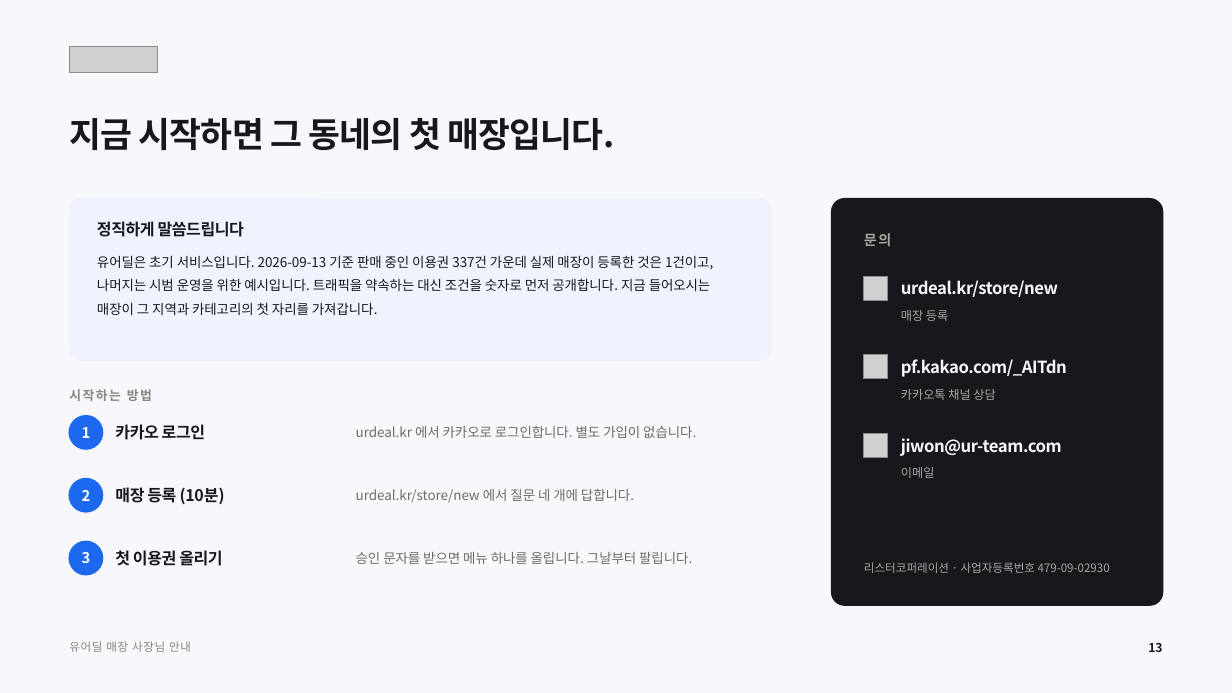
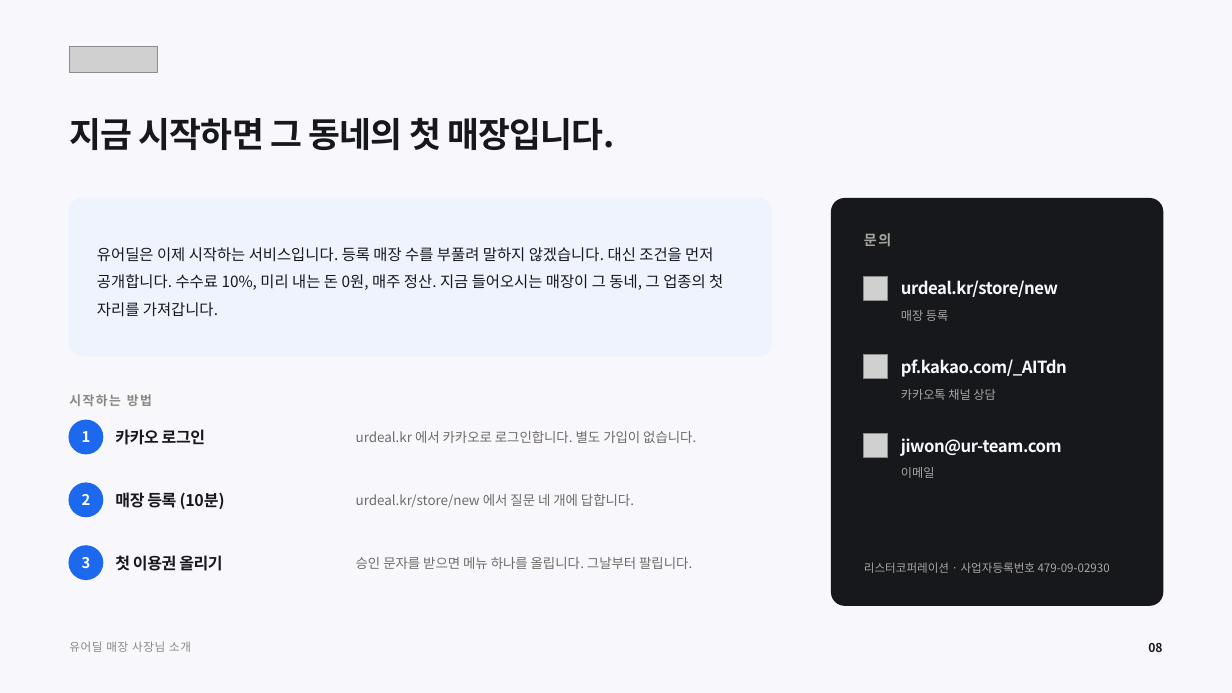
Before and after one commit to tobe2111/ur-live, a slide deck: slide 8 of docs/business/proposals/urdeal-store-owner-deck.pptx (slide 13 before the commit). Drawn at 1232x693 pixels with LibreOffice and Linux fonts; fonts in the diff are those of the drawing; grey boxes stand for pictures. Boxes give left, top, right and bottom in pixels: in the first picture for what was removed or moved away, otherwise in the second. Text is boxed around its words. In the diff, an @@ line names an element or a change of style, - is before the commit and + after.

```diff
--- a/docs/business/proposals/urdeal-store-owner-deck.pptx
+++ b/docs/business/proposals/urdeal-store-owner-deck.pptx
@@ rounded rectangle: place and size @@
-rounded rectangle at box(69, 199, 772, 360)
+rounded rectangle at box(69, 199, 772, 356)
@@ rounded rectangle at box(69, 199, 772, 356): proportions changed @@
@@ text "유어딜은 이제 시작하는 서비스입니다. 등록 ..." at box(97, 247, 723, 317): vertical alignment top to middle @@
@@ text removed at box(97, 221, 244, 237) @@
-정직하게 말씀드립니다
@@ text at box(97, 247, 723, 317): text changed; size 10.5 to 12 pt @@
-유어딜은 초기 서비스입니다. 2026-09-13 기준 판매 중인 이용권 337건 가운데 실제 매장이 등록한 것은 1건이고, 나머지는 시범 운영을 위한 예시입니다. 트래픽을 약속하는 대신 조건을 숫자로 먼저 공개합니다. 지금 들어오시는 매장이 그 지역과 카테고리의 첫 자리를 가져갑니다.
+유어딜은 이제 시작하는 서비스입니다. 등록 매장 수를 부풀려 말하지 않겠습니다. 대신 조건을 먼저 공개합니다. 수수료 10%, 미리 내는 돈 0원, 매주 정산. 지금 들어오시는 매장이 그 동네, 그 업종의 첫 자리를 가져갑니다.
@@ 10 texts, 3 ellipses: place and size @@
-10 texts, 3 ellipses at box(69, 389, 696, 575)
+10 texts, 3 ellipses at box(69, 394, 696, 579)
@@ text at box(69, 641, 191, 652): text changed @@
-유어딜 매장 사장님 안내
+유어딜 매장 사장님 소개
@@ text at box(1148, 643, 1162, 652): text changed @@
-13
+08
```
Also in this commit, not shown: 6 other slides changed, 1 slide added, 6 slides removed, 7 other files.
